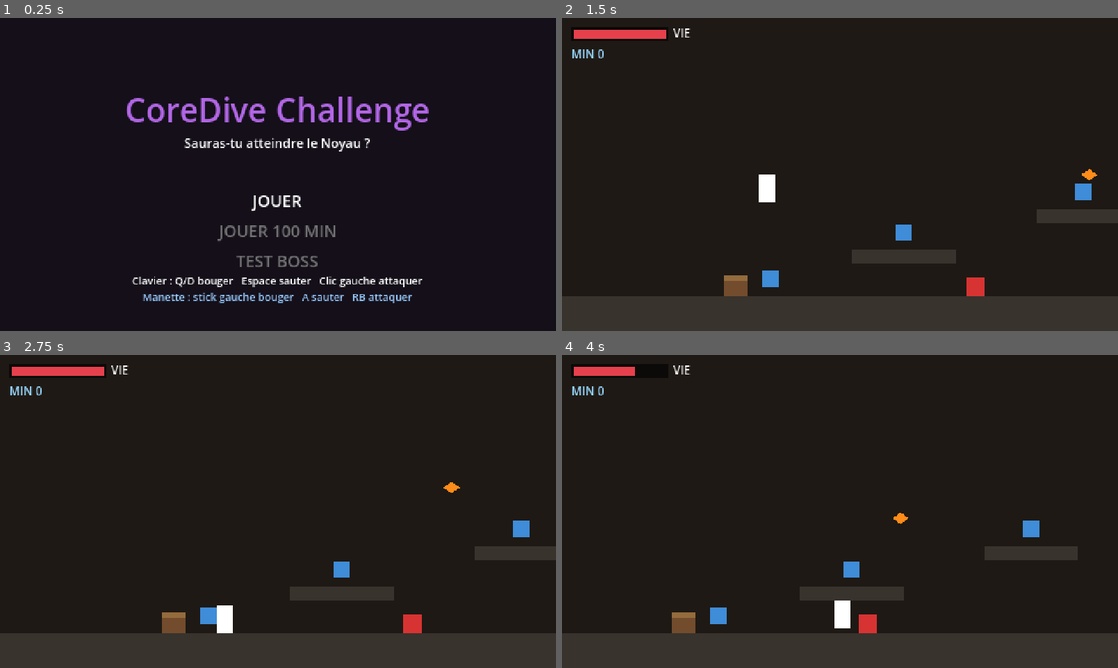
Above: before the commit, frames 1-4 (two rows, left to right).
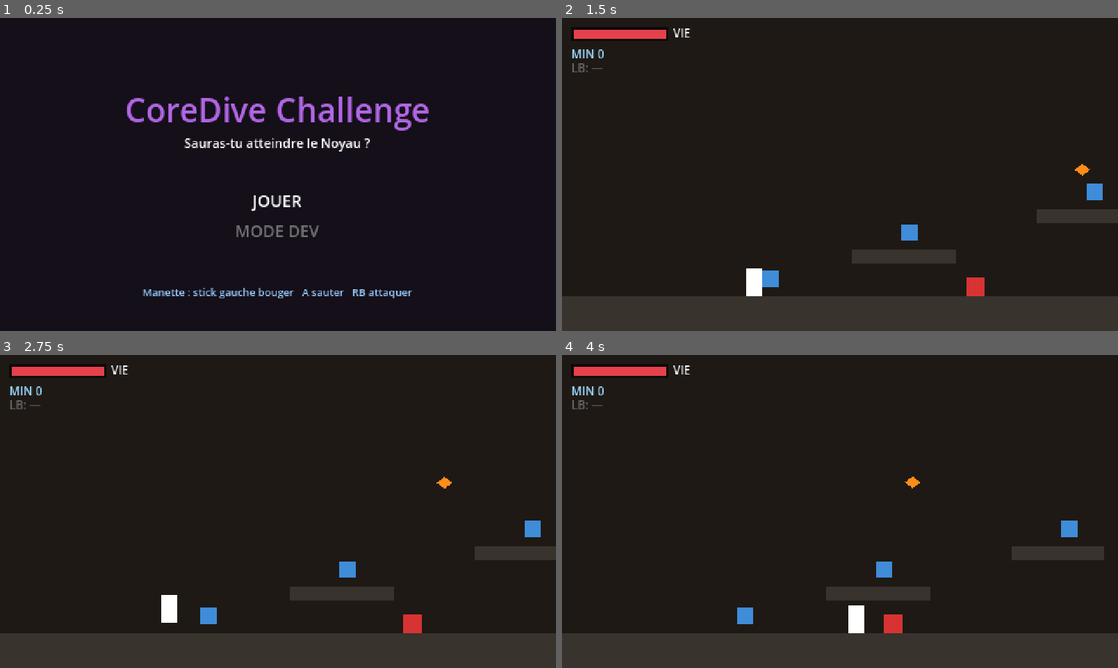
Above: after the commit, the same moments.

Repository: ServOMorph/jeu-pour-nino
Game: Godot game, scene res://scenes/ui/title.tscn
Same seed, same stepped clock (60 frames per second), same inputs: the game is played once before the commit and once after it.
Inputs (mouse positions are in pixels of both pictures, inside the frame that each line leads up to):
- Up to frame 1 (0.25 s): no input
- Up to frame 2 (1.5 s): tap Enter (ui_accept) at 0.5, 0.8, 1.35 s; move the mouse to (962, 158) at 0.52 s; hold D (move_right) from 0.53 s (still down); click (962, 158) at 0.6 s; tap Space (jump) at 0.77, 1.07 s; move the mouse to (728, 190) at 1.27 s
- Up to frame 3 (2.75 s): tap Space (jump) at 1.52, 1.55, 1.82, 2.1 s; move the mouse to (333, 442) at 2.02 s; release D (move_right) at 2.03 s; hold A (move_left) from 2.03 s (still down); click (333, 442) at 2.3 s
- Up to frame 4 (4 s): move the mouse to (812, 574) at 2.77 s; release A (move_left) at 2.78 s; hold D (move_right) from 2.78 s (still down); click (812, 574) at 2.85 s; tap Space (jump) at 3.02, 3.32, 3.77, 3.8 s; tap Enter (ui_accept) at 3.05, 3.6 s; move the mouse to (1006, 558) at 3.52 s

The runs differ from the first frame. In frame 1, 2.3% of the frame differs, in the area x 23-76%, y 66-92%; in frame 2, 1.3%; in frame 3, 1.2%; in frame 4, 3.2%, in the area x 1-98%, y 3-89%.

Commit message:
close(jeu): session 2026-06-21 — menu titre 2 niveaux + fix craft_menu layout + spawn atelier

Diff:
--- a/game/data/boss.json
+++ b/game/data/boss.json
@@ -1,6 +1,6 @@
 {
   "Boss": {
-    "max_hp":         40,
+    "max_hp":         60,
     "contact_damage":  2,
     "attack_count":    3,
     "physics": {
--- /dev/null
+++ b/game/data/consumables.json
@@ -0,0 +1,3 @@
+{
+  "potion": {"heal": 3}
+}
--- a/game/data/recipes.json
+++ b/game/data/recipes.json
@@ -1,5 +1,7 @@
 [
+  {"id": "epee_bois",   "name": "Epee bois",   "cost": 2},
   {"id": "epee_cuivre", "name": "Epee cuivre", "cost": 4},
   {"id": "armure_bois", "name": "Armure bois", "cost": 3},
-  {"id": "epee_fer",    "name": "Epee fer",    "cost": 7}
+  {"id": "epee_fer",    "name": "Epee fer",    "cost": 7},
+  {"id": "potion",      "name": "Potion soin", "cost": 3, "consumable": true}
 ]
--- a/game/data/weapons.json
+++ b/game/data/weapons.json
@@ -1,4 +1,5 @@
 {
+  "epee_bois":   {"damage": 3, "range": 16.0},
   "epee_cuivre": {"damage": 4, "range": 18.0},
   "epee_fer":    {"damage": 5, "range": 20.0}
 }
--- a/game/scripts/audio.gd
+++ b/game/scripts/audio.gd
@@ -16,6 +16,10 @@
 	_streams["boss"] = _tone(90.0, 0.5, 0.35, "saw")
 	_streams["victory"] = _tone(660.0, 0.5, 0.30, "sine")
 	_streams["gameover"] = _tone(120.0, 0.6, 0.35, "sine")
+	_streams["mine"] = _tone(420.0, 0.07, 0.28, "square")
+	_streams["mine_break"] = _tone(220.0, 0.14, 0.32, "saw")
+	_streams["cant_craft"] = _tone(180.0, 0.12, 0.28, "saw")
+	_streams["potion"] = _tone(600.0, 0.18, 0.22, "sine")
 	for i in range(6):
 		var p := AudioStreamPlayer.new()
 		add_child(p)
--- a/game/scripts/craft_menu.gd
+++ b/game/scripts/craft_menu.gd
@@ -4,8 +4,9 @@
 const PX := 140.0
 const PY := 77.0
 const PW := 200.0
-const PH := 115.0
 const ROW_H := 22.0
+
+var PH := 115.0
 
 var _recipes: Array = []
 var _selected := 0
@@ -26,6 +27,7 @@
 	var parsed: Variant = JSON.parse_string(f.get_as_text())
 	if parsed is Array:
 		_recipes = parsed
+	PH = 26.0 + _recipes.size() * ROW_H + 20.0
 
 func _build_ui() -> void:
 	var dim := ColorRect.new()
@@ -96,13 +98,18 @@
 		var recipe: Dictionary = _recipes[i]
 		var cost := int(recipe["cost"])
 		var id: String = recipe["id"]
-		var done := Inventory.has_item(id)
+		var is_consumable: bool = recipe.get("consumable", false)
+		var done := false
+		if is_consumable:
+			done = Inventory.consumable == id
+		else:
+			done = Inventory.has_item(id)
 		var affordable := Inventory.resources >= cost
 
 		_row_bgs[i].color = Color(0.30, 0.26, 0.20) if i == _selected else Color(0.20, 0.18, 0.15)
 
 		if done:
-			_row_labels[i].text = "%s [CRAFT]" % recipe["name"]
+			_row_labels[i].text = "%s [PRET]" % recipe["name"]
 			_row_labels[i].modulate = Color(0.45, 0.70, 0.45)
 		elif affordable:
 			_row_labels[i].text = "%s — %d MIN" % [recipe["name"], cost]
@@ -129,8 +136,26 @@
 	if i >= _recipes.size():
 		return
 	var recipe: Dictionary = _recipes[i]
-	if Inventory.has_item(recipe["id"]):
-		return
+	var id: String = recipe["id"]
+	var is_consumable: bool = recipe.get("consumable", false)
+	if is_consumable:
+		if Inventory.consumable == id:
+			return
+	else:
+		if Inventory.has_item(id):
+			return
 	if Inventory.spend(int(recipe["cost"])):
-		Inventory.add_item(recipe["id"])
+		if is_consumable:
+			Inventory.add_consumable(id)
+		else:
+			Inventory.add_item(id)
 		_refresh()
+	else:
+		AudioManager.play("cant_craft")
+		_flash_fail(i)
+
+func _flash_fail(i: int) -> void:
+	var lbl := _row_labels[i]
+	var t := lbl.create_tween()
+	t.tween_property(lbl, "modulate", Color(1.0, 0.2, 0.2), 0.05)
+	t.tween_property(lbl, "modulate", Color(0.45, 0.45, 0.45), 0.20)
--- a/game/scripts/hud.gd
+++ b/game/scripts/hud.gd
@@ -4,6 +4,7 @@
 var _boss_bar_root: Control
 var _boss_fill: ColorRect
 var _res_label: Label
+var _consumable_label: Label
 
 func setup(player: Node, boss: Node) -> void:
 	_build_player_bar(player)
@@ -59,8 +60,23 @@
 	Inventory.resources_changed.connect(_on_resources_changed)
 	_on_resources_changed(Inventory.resources)
 
+	_consumable_label = Label.new()
+	_consumable_label.position = Vector2(8, 36)
+	_consumable_label.add_theme_font_size_override("font_size", 10)
+	add_child(_consumable_label)
+	Inventory.consumable_changed.connect(_on_consumable_changed)
+	_on_consumable_changed(Inventory.consumable)
+
 func _on_resources_changed(current: int) -> void:
 	_res_label.text = "MIN %d" % current
+
+func _on_consumable_changed(id: String) -> void:
+	if id == "":
+		_consumable_label.text = "LB: —"
+		_consumable_label.modulate = Color(0.4, 0.4, 0.4)
+	else:
+		_consumable_label.text = "LB: POTION"
+		_consumable_label.modulate = Color(0.5, 1.0, 0.5)
 
 func show_boss_bar() -> void:
 	_boss_bar_root.visible = true
--- a/game/scripts/inventory.gd
+++ b/game/scripts/inventory.gd
@@ -2,15 +2,19 @@
 
 signal resources_changed(current: int)
 signal items_changed()
+signal consumable_changed(id: String)
 
 var resources := 0
 var items: Array[String] = []
+var consumable := ""
 
 func reset() -> void:
 	resources = 0
 	items.clear()
+	consumable = ""
 	resources_changed.emit(resources)
 	items_changed.emit()
+	consumable_changed.emit(consumable)
 
 func add(amount: int) -> void:
 	resources += amount
@@ -29,3 +33,13 @@
 
 func has_item(id: String) -> bool:
 	return id in items
+
+func add_consumable(id: String) -> void:
+	consumable = id
+	consumable_changed.emit(consumable)
+
+func use_consumable() -> String:
+	var id := consumable
+	consumable = ""
+	consumable_changed.emit(consumable)
+	return id
--- a/game/scripts/joymap.gd
+++ b/game/scripts/joymap.gd
@@ -51,6 +51,9 @@
 	if not InputMap.has_action("interact"):
 		InputMap.add_action("interact", 0.5)
 	_add_joypad_button("interact",   JOY_BUTTON_Y)
+	if not InputMap.has_action("use_item"):
+		InputMap.add_action("use_item", 0.5)
+	_add_joypad_button("use_item",   JOY_BUTTON_LEFT_SHOULDER)
 	_add_joypad_button("ui_accept",  JOY_BUTTON_A)
 	_add_joypad_button("ui_cancel",  JOY_BUTTON_B)
 
--- a/game/scripts/level.gd
+++ b/game/scripts/level.gd
@@ -9,10 +9,10 @@
 const WORKBENCH_SCRIPT := preload("res://scripts/workbench.gd")
 const CRAFT_MENU_SCRIPT := preload("res://scripts/craft_menu.gd")
 
-const LEVEL_WIDTH := 1600.0
+const LEVEL_WIDTH := 3200.0
 const LEVEL_HEIGHT := 270.0
 const FLOOR_TOP := 240.0
-const ARENA_X := 1150.0
+const ARENA_X := 2600.0
 
 var player: CharacterBody2D
 var boss: Node = null
@@ -49,8 +49,9 @@
 # title.gd) suffit pour exposer un nouveau point de test.
 func _spawn_points() -> Dictionary:
 	return {
-		"start": {"pos": Vector2(60, FLOOR_TOP - 16), "enemies": true, "boss_active": false},
-		"boss": {"pos": Vector2(ARENA_X + 20, FLOOR_TOP - 16), "enemies": false, "boss_active": true},
+		"start":   {"pos": Vector2(60, FLOOR_TOP - 16),       "enemies": true,  "boss_active": false},
+		"atelier": {"pos": Vector2(1040, FLOOR_TOP - 16),    "enemies": false, "boss_active": false},
+		"boss":    {"pos": Vector2(ARENA_X + 60, FLOOR_TOP - 16), "enemies": false, "boss_active": true},
 	}
 
 func _resolve_spawn() -> Dictionary:
@@ -93,14 +94,25 @@
 	# Murs lateraux
 	_add_platform(Rect2(-8, 0, 8, LEVEL_HEIGHT), c)
 	_add_platform(Rect2(LEVEL_WIDTH, 0, 8, LEVEL_HEIGHT), c)
-	# Plateformes du parcours
+	# Zone 1 (0-1100)
 	_add_platform(Rect2(250, 200, 90, 12), c)
 	_add_platform(Rect2(410, 165, 80, 12), c)
 	_add_platform(Rect2(560, 130, 80, 12), c)
 	_add_platform(Rect2(720, 175, 90, 12), c)
-	_add_platform(Rect2(560, 240 - 60, 16, 60), c) # petit obstacle/marche
-	_add_platform(Rect2(900, 190, 100, 12), c)
-	_add_platform(Rect2(1040, 150, 80, 12), c)
+	_add_platform(Rect2(560, 180, 16, 60), c)
+	_add_platform(Rect2(900, 195, 100, 12), c)
+	_add_platform(Rect2(1040, 155, 80, 12), c)
+	# Zone 2 (1100-2600)
+	_add_platform(Rect2(1200, 200, 90, 12), c)
+	_add_platform(Rect2(1380, 160, 80, 12), c)
+	_add_platform(Rect2(1540, 125, 80, 12), c)
+	_add_platform(Rect2(1700, 170, 90, 12), c)
+	_add_platform(Rect2(1700, 180, 16, 60), c)
+	_add_platform(Rect2(1900, 200, 100, 12), c)
+	_add_platform(Rect2(2060, 155, 80, 12), c)
+	_add_platform(Rect2(2220, 195, 90, 12), c)
+	_add_platform(Rect2(2400, 165, 80, 12), c)
+	_add_platform(Rect2(2520, 200, 120, 12), c)
 
 func _add_platform(rect: Rect2, color: Color) -> StaticBody2D:
 	var body := StaticBody2D.new()
@@ -136,11 +148,20 @@
 	cam.limit_bottom = int(LEVEL_HEIGHT)
 
 func _spawn_enemies() -> void:
+	# Zone 1
 	_add_ground_enemy(Vector2(320, FLOOR_TOP - 8))
 	_add_ground_enemy(Vector2(680, FLOOR_TOP - 8))
-	_add_ground_enemy(Vector2(980, FLOOR_TOP - 8))
-	_add_flyer(Vector2(460, 150))
-	_add_flyer(Vector2(820, 140))
+	_add_flyer(Vector2(470, 145))
+	_add_flyer(Vector2(810, 140))
+	# Zone 2
+	_add_ground_enemy(Vector2(1150, FLOOR_TOP - 8))
+	_add_ground_enemy(Vector2(1500, FLOOR_TOP - 8))
+	_add_ground_enemy(Vector2(1860, FLOOR_TOP - 8))
+	_add_ground_enemy(Vector2(2200, FLOOR_TOP - 8))
+	_add_ground_enemy(Vector2(2450, FLOOR_TOP - 8))
+	_add_flyer(Vector2(1350, 145))
+	_add_flyer(Vector2(1760, 130))
+	_add_flyer(Vector2(2110, 145))
 
 func _add_ground_enemy(pos: Vector2) -> void:
 	var e := ENEMY_GROUND.instantiate()
@@ -155,17 +176,25 @@
 func _spawn_boss() -> void:
 	boss = BOSS.instantiate()
 	add_child(boss)
-	boss.global_position = Vector2(1460, FLOOR_TOP - 18)
+	boss.global_position = Vector2(2860, FLOOR_TOP - 18)
 	boss.died.connect(_on_boss_died)
 
 func _spawn_ores() -> void:
 	var positions := [
+		# Zone 1 — avant l'etabli
 		Vector2(180, FLOOR_TOP - 15),
-		Vector2(295, 200 - 15),
-		Vector2(450, 165 - 15),
-		Vector2(590, FLOOR_TOP - 15),
+		Vector2(300, 200 - 15),
+		Vector2(460, 165 - 15),
+		Vector2(600, FLOOR_TOP - 15),
 		Vector2(760, 175 - 15),
-		Vector2(940, 190 - 15),
+		Vector2(1050, FLOOR_TOP - 15),
+		# Zone 2 — apres l'etabli
+		Vector2(1260, 200 - 15),
+		Vector2(1590, FLOOR_TOP - 15),
+		Vector2(1770, 170 - 15),
+		Vector2(2000, 200 - 15),
+		Vector2(2250, FLOOR_TOP - 15),
+		Vector2(2460, 165 - 15),
 	]
 	for pos in positions:
 		var ore := ORE_NODE.new()
@@ -177,7 +206,7 @@
 	add_child(_craft_menu)
 	var wb := WORKBENCH_SCRIPT.new()
 	add_child(wb)
-	wb.global_position = Vector2(150, FLOOR_TOP - 9)
+	wb.global_position = Vector2(1100, FLOOR_TOP - 9)
 	wb.interact_requested.connect(_craft_menu.open)
 
 func _start_boss_fight() -> void:
--- a/game/scripts/ore_node.gd
+++ b/game/scripts/ore_node.gd
@@ -40,11 +40,33 @@
 func take_damage(amount: int, _knockback: Vector2) -> void:
 	_hp -= amount
 	_flash()
+	_burst_particles(4, false)
+	AudioManager.play("mine")
 	if _hp <= 0:
 		Inventory.add(ORE_DROP)
+		_burst_particles(10, true)
+		AudioManager.play("mine_break")
 		queue_free()
 
 func _flash() -> void:
 	var t := create_tween()
 	t.tween_property(_visual, "color", Color(1, 1, 1), 0.06)
 	t.tween_property(_visual, "color", Color(0.25, 0.55, 0.85), 0.10)
+
+func _burst_particles(count: int, big: bool) -> void:
+	var p := CPUParticles2D.new()
+	get_parent().add_child(p)
+	p.global_position = global_position
+	p.emitting = true
+	p.one_shot = true
+	p.explosiveness = 1.0
+	p.amount = count
+	var lt := 0.5 if big else 0.3
+	p.lifetime = lt
+	p.direction = Vector2(0, -1)
+	p.spread = 180.0
+	p.gravity = Vector2(0, 300)
+	p.initial_velocity_min = 40.0 if big else 20.0
+	p.initial_velocity_max = 100.0 if big else 50.0
+	p.color = Color(0.25, 0.55, 0.85)
+	get_tree().create_timer(lt + 0.1).timeout.connect(p.queue_free)
--- a/game/scripts/player.gd
+++ b/game/scripts/player.gd
@@ -3,9 +3,10 @@
 signal health_changed(current: int, maximum: int)
 signal died
 
-const PLAYER_CONFIG  := "res://data/player.json"
-const WEAPONS_CONFIG := "res://data/weapons.json"
-const ARMOR_CONFIG   := "res://data/armor.json"
+const PLAYER_CONFIG      := "res://data/player.json"
+const WEAPONS_CONFIG     := "res://data/weapons.json"
+const ARMOR_CONFIG       := "res://data/armor.json"
+const CONSUMABLES_CONFIG := "res://data/consumables.json"
 
 var speed            := 130.0
 var accel            := 1600.0
@@ -49,9 +50,10 @@
 var _hurt_stun       := 0.0
 var _dead            := false
 
-var _player_cfg: Dictionary = {}
-var _weapon_cfg: Dictionary = {}
-var _armor_cfg:  Dictionary = {}
+var _player_cfg:      Dictionary = {}
+var _weapon_cfg:      Dictionary = {}
+var _armor_cfg:       Dictionary = {}
+var _consumable_cfg:  Dictionary = {}
 
 @onready var visual:        Polygon2D = $Visual
 @onready var attack_hitbox: Area2D    = $AttackHitbox
@@ -124,6 +126,12 @@
 		if parsed is Dictionary:
 			_armor_cfg = parsed
 
+	fp = FileAccess.open(CONSUMABLES_CONFIG, FileAccess.READ)
+	if fp:
+		parsed = JSON.parse_string(fp.get_as_text())
+		if parsed is Dictionary:
+			_consumable_cfg = parsed
+
 func _physics_process(delta: float) -> void:
 	if _dead:
 		return
@@ -161,6 +169,9 @@
 			_end_attack()
 	if Input.is_action_just_pressed("attack") and _attack_cooldown <= 0.0 and _attack_timer <= 0.0:
 		_start_attack()
+
+	if Input.is_action_just_pressed("use_item"):
+		_use_consumable()
 
 	var aim := _get_aim_dir()
 	var aim_facing := 1 if aim.x >= 0.0 else -1
@@ -258,13 +269,15 @@
 	attack_range  = float(cbt.get("attack_range", attack_range))
 	damage_reduction = 0
 
-	for item_id in ["epee_fer", "epee_cuivre"]:
+	for item_id in ["epee_fer", "epee_cuivre", "epee_bois"]:
 		if Inventory.has_item(item_id) and item_id in _weapon_cfg:
 			var w: Dictionary = _weapon_cfg[item_id]
 			if "damage" in w: attack_damage = int(w["damage"])
 			if "range"  in w: attack_range  = float(w["range"])
 			break
 
+	_update_weapon_visual()
+
 	for item_id in _armor_cfg:
 		if Inventory.has_item(item_id):
 			var a: Dictionary = _armor_cfg[item_id]
@@ -278,6 +291,27 @@
 		hp = min(hp, max_hp)
 	health_changed.emit(hp, max_hp)
 
+func _use_consumable() -> void:
+	if _dead or Inventory.consumable == "":
+		return
+	var id := Inventory.use_consumable()
+	if id in _consumable_cfg:
+		var cfg: Dictionary = _consumable_cfg[id]
+		if "heal" in cfg:
+			hp = min(hp + int(cfg["heal"]), max_hp)
+			health_changed.emit(hp, max_hp)
+	AudioManager.play("potion")
+
+func _update_weapon_visual() -> void:
+	if Inventory.has_item("epee_fer"):
+		attack_visual.color = Color(0.6, 0.75, 0.9)
+	elif Inventory.has_item("epee_cuivre"):
+		attack_visual.color = Color(0.9, 0.55, 0.2)
+	elif Inventory.has_item("epee_bois"):
+		attack_visual.color = Color(0.65, 0.45, 0.2)
+	else:
+		attack_visual.color = Color(1.0, 1.0, 1.0)
+
 func _screen_shake(amount: float) -> void:
 	var cam := get_node_or_null("Camera2D")
 	if cam and cam.has_method("add_trauma"):
--- a/game/scripts/title.gd
+++ b/game/scripts/title.gd
@@ -1,18 +1,24 @@
 extends Control
 
-const DEV_SPAWNS := [
-	{"key": "", "label": "JOUER", "resources": 0},
-	{"key": "", "label": "JOUER 100 MIN", "resources": 100},
-	{"key": "boss", "label": "TEST BOSS", "resources": 0},
-]
+enum State { MAIN, DEV }
 
-const COLOR_SELECTED := Color(1.0, 1.0, 1.0)
-const COLOR_IDLE    := Color(0.45, 0.45, 0.45)
+const COLOR_SELECTED  := Color(1.0, 1.0, 1.0)
+const COLOR_IDLE      := Color(0.45, 0.45, 0.45)
+const COLOR_TOGGLE_ON := Color(0.4, 1.0, 0.4)
 
-var _started := false
+var _state    := State.MAIN
 var _selected := 0
-var _labels: Array[Label] = []
-var _a_was := true
+var _dev_res  := false
+var _started  := false
+var _a_was    := true
+
+var _main_root:   Control
+var _dev_root:    Control
+var _main_labels: Array[Label] = []
+var _dev_labels:  Array[Label] = []
+
+const MAIN_ENTRIES := ["JOUER", "MODE DEV"]
+const DEV_ENTRIES  := ["[ ] 100 MIN", "JOUER", "ATELIER", "TEST BOSS", "RETOUR"]
 
 func _ready() -> void:
 	var bg := ColorRect.new()
@@ -38,67 +44,140 @@
 	sub.size = Vector2(480, 20)
 	add_child(sub)
 
-	for i in DEV_SPAWNS.size():
-		var lbl := Label.new()
-		lbl.text = DEV_SPAWNS[i]["label"]
-		lbl.horizontal_alignment = HORIZONTAL_ALIGNMENT_CENTER
-		lbl.add_theme_font_size_override("font_size", 14)
-		lbl.position = Vector2(0, 148 + i * 26)
-		lbl.size = Vector2(480, 22)
-		add_child(lbl)
-		_labels.append(lbl)
-
-	var hint_kb := Label.new()
-	hint_kb.text = "Clavier : Q/D bouger   Espace sauter   Clic gauche attaquer"
-	hint_kb.horizontal_alignment = HORIZONTAL_ALIGNMENT_CENTER
-	hint_kb.add_theme_font_size_override("font_size", 9)
-	hint_kb.position = Vector2(0, 220)
-	hint_kb.size = Vector2(480, 16)
-	add_child(hint_kb)
+	_build_main_menu()
+	_build_dev_menu()
 
 	var hint_pad := Label.new()
 	hint_pad.text = "Manette : stick gauche bouger   A sauter   RB attaquer"
 	hint_pad.horizontal_alignment = HORIZONTAL_ALIGNMENT_CENTER
 	hint_pad.add_theme_font_size_override("font_size", 9)
 	hint_pad.add_theme_color_override("font_color", Color(0.6, 0.8, 1.0))
-	hint_pad.position = Vector2(0, 234)
+	hint_pad.position = Vector2(0, 230)
 	hint_pad.size = Vector2(480, 16)
 	add_child(hint_pad)
 
-	_refresh_selection()
+	_show_main()
 
-func _refresh_selection() -> void:
-	for i in _labels.size():
-		_labels[i].add_theme_color_override("font_color",
-			COLOR_SELECTED if i == _selected else COLOR_IDLE)
+func _build_main_menu() -> void:
+	_main_root = Control.new()
+	add_child(_main_root)
+	for i in MAIN_ENTRIES.size():
+		var lbl := Label.new()
+		lbl.text = MAIN_ENTRIES[i]
+		lbl.horizontal_alignment = HORIZONTAL_ALIGNMENT_CENTER
+		lbl.add_theme_font_size_override("font_size", 14)
+		lbl.position = Vector2(0, 148 + i * 26)
+		lbl.size = Vector2(480, 22)
+		_main_root.add_child(lbl)
+		_main_labels.append(lbl)
+
+func _build_dev_menu() -> void:
+	_dev_root = Control.new()
+	add_child(_dev_root)
+
+	var dev_title := Label.new()
+	dev_title.text = "— MODE DEV —"
+	dev_title.horizontal_alignment = HORIZONTAL_ALIGNMENT_CENTER
+	dev_title.add_theme_font_size_override("font_size", 11)
+	dev_title.add_theme_color_override("font_color", Color(0.6, 0.6, 0.6))
+	dev_title.position = Vector2(0, 120)
+	dev_title.size = Vector2(480, 18)
+	_dev_root.add_child(dev_title)
+
+	for i in DEV_ENTRIES.size():
+		var lbl := Label.new()
+		lbl.text = DEV_ENTRIES[i]
+		lbl.horizontal_alignment = HORIZONTAL_ALIGNMENT_CENTER
+		lbl.add_theme_font_size_override("font_size", 14)
+		lbl.position = Vector2(0, 144 + i * 26)
+		lbl.size = Vector2(480, 22)
+		_dev_root.add_child(lbl)
+		_dev_labels.append(lbl)
+
+	_dev_root.visible = false
+
+func _show_main() -> void:
+	_state = State.MAIN
+	_selected = 0
+	_main_root.visible = true
+	_dev_root.visible = false
+	_refresh()
+
+func _show_dev() -> void:
+	_state = State.DEV
+	_selected = 0
+	_main_root.visible = false
+	_dev_root.visible = true
+	_refresh()
+
+func _refresh() -> void:
+	match _state:
+		State.MAIN:
+			for i in _main_labels.size():
+				_main_labels[i].add_theme_color_override("font_color",
+					COLOR_SELECTED if i == _selected else COLOR_IDLE)
+		State.DEV:
+			for i in _dev_labels.size():
+				var is_toggle := i == 0
+				if is_toggle:
+					_dev_labels[i].text = "[X] 100 MIN" if _dev_res else "[ ] 100 MIN"
+					var col: Color
+					if i == _selected:
+						col = COLOR_TOGGLE_ON if _dev_res else COLOR_SELECTED
+					else:
+						col = COLOR_TOGGLE_ON if _dev_res else COLOR_IDLE
+					_dev_labels[i].add_theme_color_override("font_color", col)
+				else:
+					_dev_labels[i].add_theme_color_override("font_color",
+						COLOR_SELECTED if i == _selected else COLOR_IDLE)
 
 func _process(_delta: float) -> void:
-	if _started:
-		return
-
-	if Input.is_action_just_pressed("ui_down") or Input.is_action_just_pressed("move_right"):
-		_selected = (_selected + 1) % DEV_SPAWNS.size()
-		_refresh_selection()
-	elif Input.is_action_just_pressed("ui_up") or Input.is_action_just_pressed("move_left"):
-		_selected = (_selected - 1 + DEV_SPAWNS.size()) % DEV_SPAWNS.size()
-		_refresh_selection()
-
-	if Input.is_action_just_pressed("ui_accept") or Input.is_action_just_pressed("jump"):
-		_start_game()
-		return
-
 	var a := false
 	for pad in Input.get_connected_joypads():
 		if Input.is_joy_button_pressed(pad, JOY_BUTTON_A):
 			a = true
-	if a and not _a_was:
-		_start_game()
+	var a_just := a and not _a_was
 	_a_was = a
 
-func _start_game() -> void:
+	if _started:
+		return
+
+	if Input.is_action_just_pressed("ui_down"):
+		_selected = (_selected + 1) % _current_size()
+		_refresh()
+	elif Input.is_action_just_pressed("ui_up"):
+		_selected = (_selected - 1 + _current_size()) % _current_size()
+		_refresh()
+
+	if Input.is_action_just_pressed("ui_cancel"):
+		if _state == State.DEV:
+			_show_main()
+		return
+
+	if Input.is_action_just_pressed("ui_accept") or Input.is_action_just_pressed("jump") or a_just:
+		_confirm()
+
+func _current_size() -> int:
+	return MAIN_ENTRIES.size() if _state == State.MAIN else DEV_ENTRIES.size()
+
+func _confirm() -> void:
+	match _state:
+		State.MAIN:
+			match _selected:
+				0: _start_game("", 0)
+				1: _show_dev()
+		State.DEV:
+			match _selected:
+				0: _dev_res = not _dev_res; _refresh()
+				1: _start_game("", 100 if _dev_res else 0)
+				2: _start_game("atelier", 100 if _dev_res else 0)
+				3: _start_game("boss", 0)
+				4: _show_main()
+
+func _start_game(spawn: String, resources: int) -> void:
 	if _started:
 		return
 	_started = true
-	Dev.spawn = DEV_SPAWNS[_selected]["key"]
-	Dev.dev_resources = DEV_SPAWNS[_selected]["resources"]
+	Dev.spawn = spawn
+	Dev.dev_resources = resources
 	get_tree().change_scene_to_file("res://scenes/levels/biome1.tscn")
Not shown, changed: CHANGELOG.md
Not shown, changed: _contexte/contexte.md
Not shown, changed: _contexte/signals.md
Not shown, changed: roadmap.md
